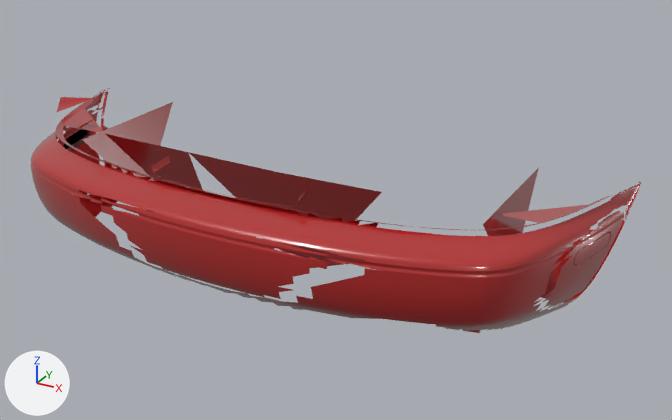
A saved change to the glTF model public/body/na/bumper-rear/stock.glb.
One viewpoint serves both versions: a 50 mm lens placed at (46.3, -68.4, 27.6), pointed at (5.0, 6.7, -10.0). The lights are fixed; the arrows at lower left show +X, +Y and +Z. The older version comes first. Vertices at exactly the same position are counted once.

The older version as bpy lines, for what is in view:
```python
me_miata_body_mesh_002 = bpy.data.meshes.new('Miata_Body_mesh.002')
me_miata_body_mesh_002.from_pydata(...)  # 3684 vertices, 6266 faces; spans x -32.4..32.4, y -8.9..16.3, z -19.3..-1.9
me_miata_body_mesh_002.materials.append(mat_miata_paint_classicred)  # red #b31818
ob_miata_stock_bumper_rear = bpy.data.objects.new('Miata_Stock_bumper-rear', me_miata_body_mesh_002)
ob_miata_stock_bumper_rear.location = (0.0, 0.0, 0.0)
```
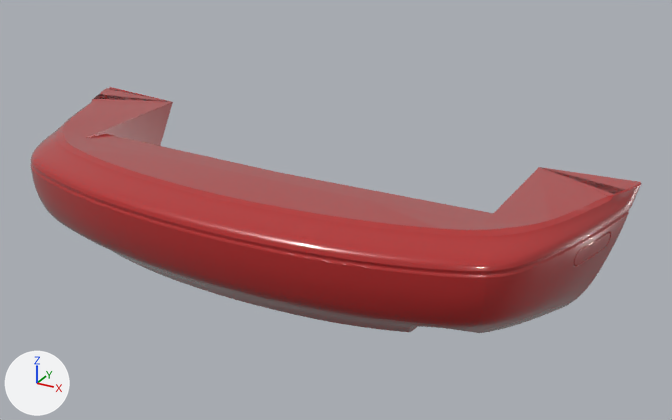
What changed in the scene script:
```text
Add mat_miata_paint_classicred_006:
    mat_miata_paint_classicred_006 = principled_material('Miata_Paint_ClassicRed.006')
    mat_miata_paint_classicred_006.base_color = (0.448, 0.009, 0.009)  # red #b31818
    mat_miata_paint_classicred_006.roughness = 0.28
    mat_miata_paint_classicred_006.coat_weight = 1.0
    mat_miata_paint_classicred_006.coat_roughness = 0.045
Change me_miata_body_mesh_002:
    used by ob_miata_stock_bumper_rear; location = (0.0, 0.0, 0.0)
    remove me_miata_body_mesh_002.from_pydata(...)  # 3684 vertices, 6266 faces; spans x -32.4..32.4, y -8.9..16.3, z -19.3..-1.9
    add me_miata_body_mesh_002.from_pydata(...)  # 3281 vertices, 5724 faces; spans x -32.4..32.4, y -8.9..16.3, z -19.3..-4.9
    me_miata_body_mesh_002 part 1: 8 loose pieces with 75 vertices, spanning x -27.3..30.8, y -5.7..11.6, z -5.0..-1.9, are deleted
    me_miata_body_mesh_002 part 2: 328 vertices removed from x -32.3..32.3, y -5.7..15.1, z -5.1..-4.7
Add me_miata_body_mesh_012:
    me_miata_body_mesh_012.from_pydata(...)  # 1454 vertices, 1885 faces; spans x -32.4..32.4, y -8.5..16.3, z -19.2..-4.8
    me_miata_body_mesh_012.materials.append(mat_miata_paint_classicred_006)  # red #b31818
Add ob_miata_stock_bumper_rear_002:
    ob_miata_stock_bumper_rear_002 = bpy.data.objects.new('Miata_Stock_bumper-rear.002', me_miata_body_mesh_012)
    ob_miata_stock_bumper_rear_002.location = (0.0, 0.0, 0.0)
```

Changed parts and their boxes [x1, y1, x2, y2] in the pictures (672 x 420 px):
'Miata_Stock_bumper-rear', reshaped (7% shorter)
    before: [31, 88, 641, 333]
    after: [31, 102, 641, 331]
'Miata_Stock_bumper-rear.002', added (red)
    after: [56, 87, 642, 333]
part 1 of me_miata_body_mesh_002, deleted
    before: [57, 97, 571, 213]
part 2 of me_miata_body_mesh_002, deleted
    before: [56, 89, 638, 230]
